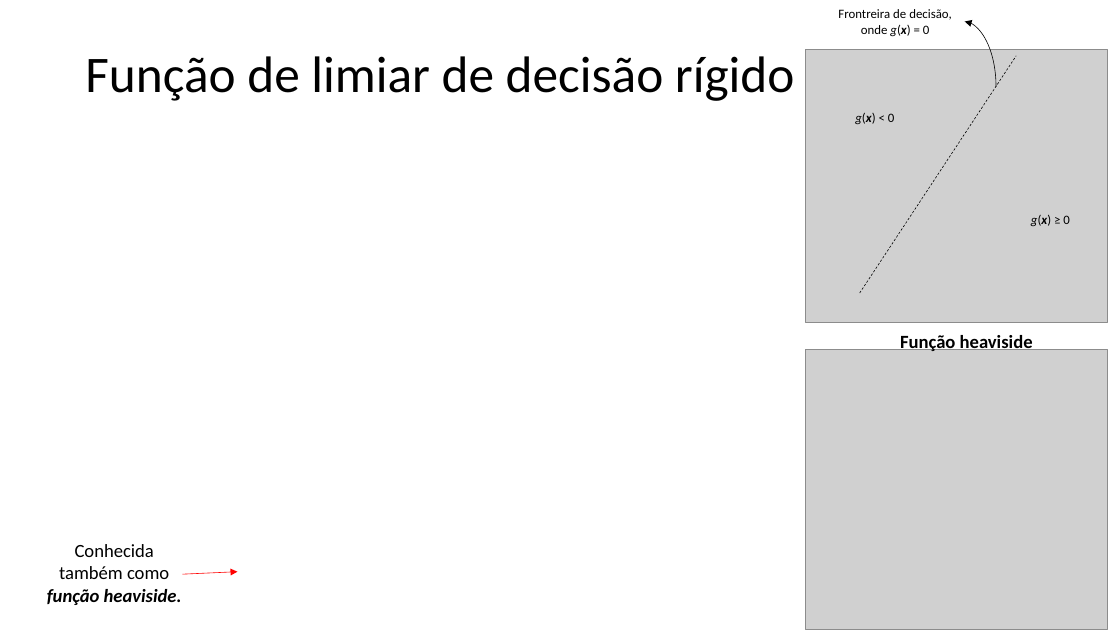
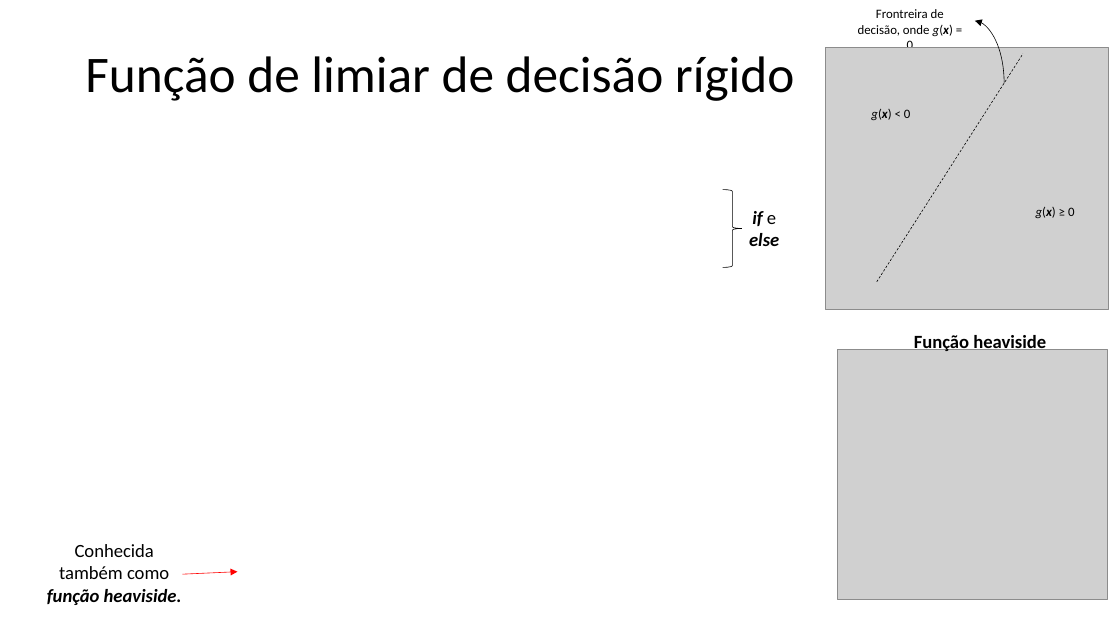
Before and after one commit to zz4fap/t320_aprendizado_de_maquina, a slide deck: slide 6 of slides/T320_Classificação (Parte II).pptx. Drawn at 1120x630 pixels with LibreOffice and Linux fonts; fonts in the diff are those of the drawing; grey boxes stand for pictures. Boxes give left, top, right and bottom in pixels: in the first picture for what was removed or moved away, otherwise in the second. Text is boxed around its words. In the diff, an @@ line names an element or a change of style, - is before the commit and + after.

```diff
--- a/slides/T320_Classificação (Parte II).pptx
+++ b/slides/T320_Classificação (Parte II).pptx
@@ text "Frontreira de decisão, onde g(x) ..." rewrapped from [838, 9, 951, 37] to [858, 9, 953, 48] @@
@@ curved arrow moved from (996, 87) - (965, 22) to (1004, 83) - (975, 21) @@
@@ picture: place and size @@
-picture at [805, 50, 1107, 322]
+picture at [826, 48, 1108, 310]
@@ line moved from (860, 293) - (1017, 55) to (877, 282) - (1023, 54) @@
@@ text "g(x) < 0": place and size @@
-text "g(x) < 0" at [855, 113, 894, 124]
+text "g(x) < 0" at [871, 109, 910, 120]
@@ right brace added at [723, 190, 742, 268], outline #000000 0.5 pt @@
@@ text "g(x) ≥ 0": place and size @@
-text "g(x) ≥ 0" at [1031, 215, 1069, 226]
+text "g(x) ≥ 0" at [1036, 207, 1074, 218]
@@ text added at [749, 211, 779, 246], 16 pt, text #000000, bold, italic @@
+if e else
@@ text "Função heaviside": place and size @@
-text "Função heaviside" at [900, 333, 1033, 351]
+text "Função heaviside" at [914, 333, 1046, 351]
@@ picture: place and size @@
-picture at [805, 350, 1107, 630]
+picture at [838, 350, 1107, 600]
```
Also in this commit, not shown: 3 other slides changed, 3 other files.
